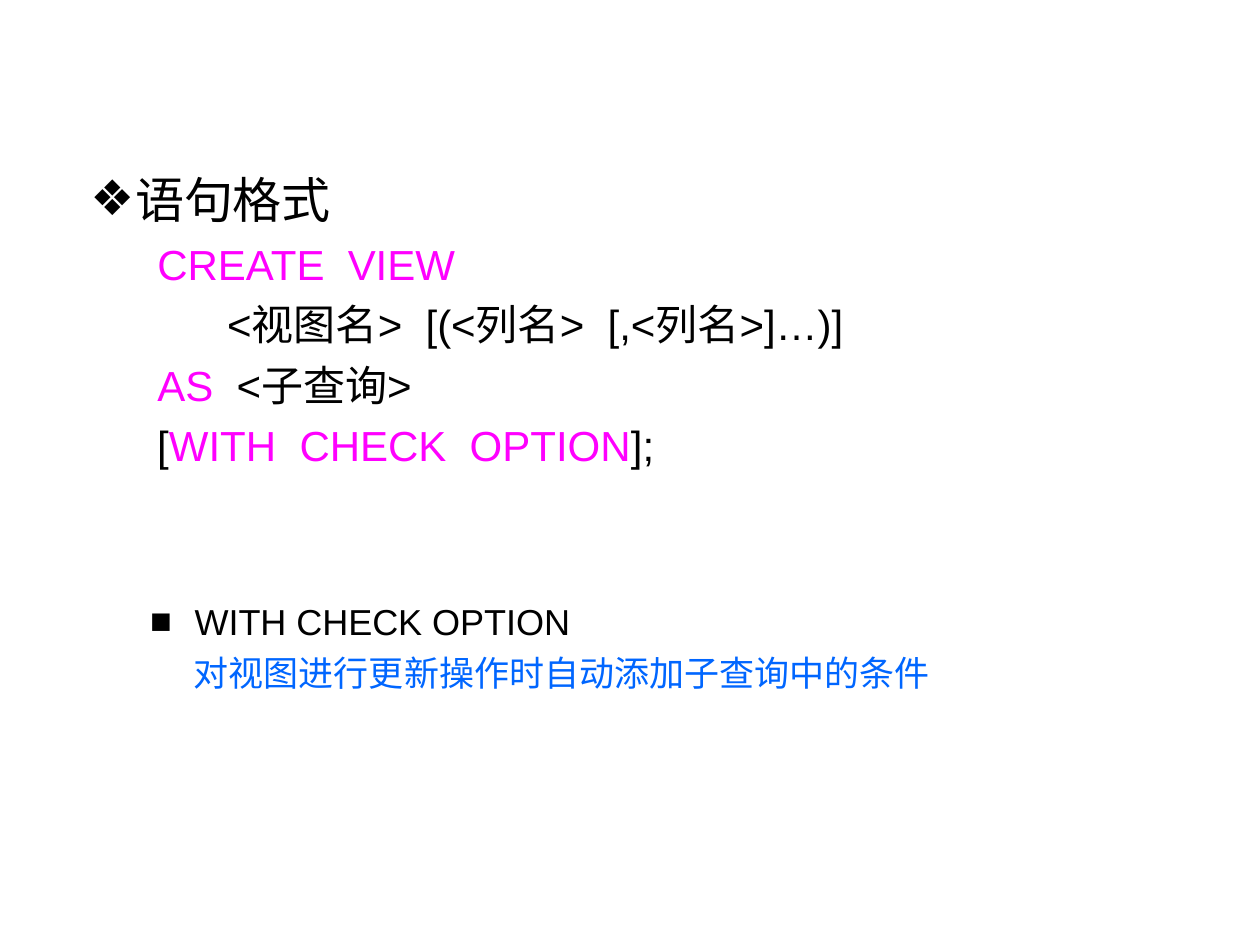
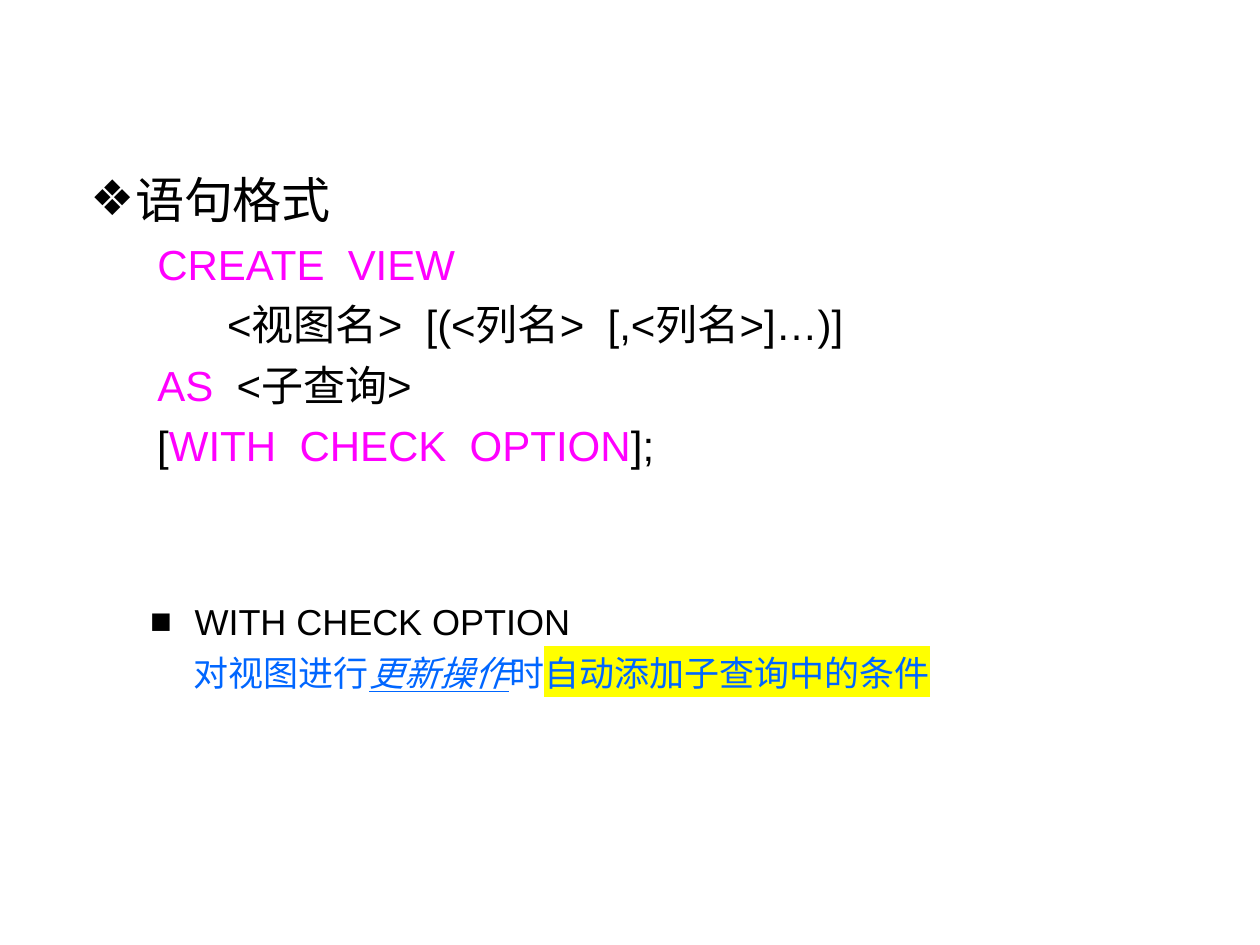
Before and after one commit to HBU/DataBase, a slide deck: slide 33 of PPT/PPT2020/DB第03章（3）-2020.pptx. Drawn at 1260x945 pixels with LibreOffice and Linux fonts; fonts in the diff are those of the drawing; background and template pictures are left out. Boxes give left, top, right and bottom in pixels: in the first picture for what was removed or moved away, otherwise in the second. Text is boxed around its words. In the diff, an @@ line names an element or a change of style, - is before the commit and + after.

```diff
--- a/PPT/PPT2020/DB第03章（3）-2020.pptx
+++ b/PPT/PPT2020/DB第03章（3）-2020.pptx
@@ text at box(194, 651, 930, 696): highlight none to #FFFF00, italic on, underline on in "对视图进行更新操作时自动添加子查询中的条件" @@
```
Also in this commit, not shown: 6 other slides changed, 1 slide added, 1 slide removed.
